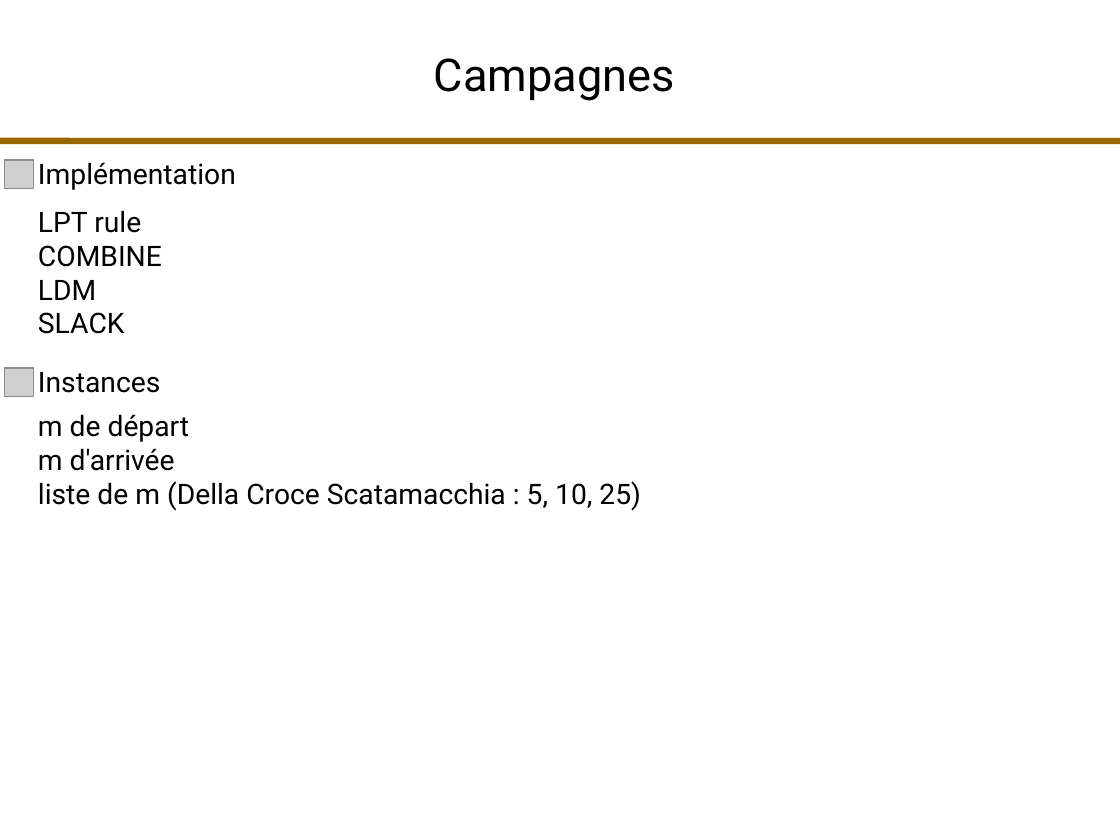
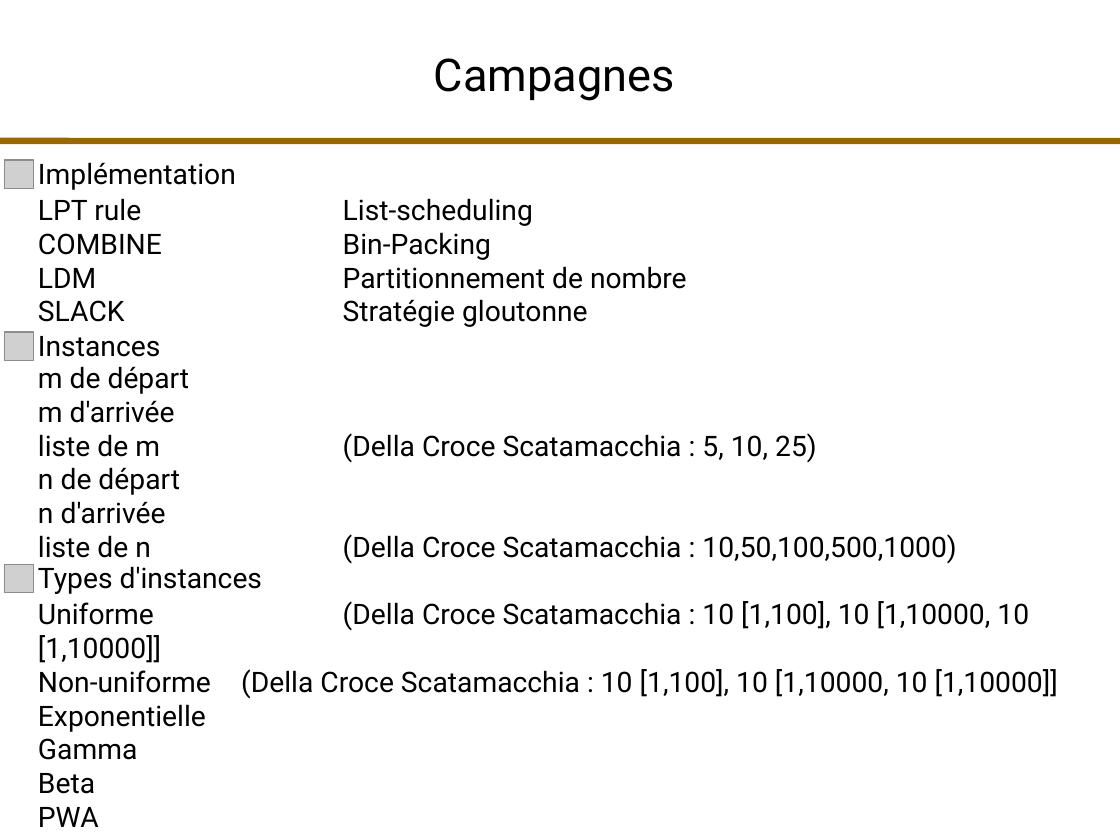
Before and after one commit to fColas68/eprLPT, a slide deck: slide 59 of presentation/presentation.odp. Drawn at 1120x840 pixels with LibreOffice and Linux fonts; fonts in the diff are those of the drawing; grey boxes stand for pictures. Boxes give left, top, right and bottom in pixels: in the first picture for what was removed or moved away, otherwise in the second. Text is boxed around its words. In the diff, an @@ line names an element or a change of style, - is before the commit and + after.

Commit message:
fco-20210629- presentation.finished.

```diff
--- a/presentation/presentation.odp
+++ b/presentation/presentation.odp
@@ text at box(38, 198, 687, 327): text changed @@
-LPT rule
-COMBINE
-LDM
-SLACK
+LPT rule List-scheduling
+COMBINE Bin-Packing
+LDM Partitionnement de nombre
+SLACK Stratégie gloutonne
@@ text "Instances": place and size @@
-text "Instances" at box(38, 372, 160, 393)
+text "Instances" at box(38, 336, 160, 357)
@@ picture: place and size @@
-picture at box(4, 368, 33, 396)
+picture at box(4, 332, 33, 361)
@@ text "m de départ": place and size @@
-text "m de départ" at box(38, 414, 641, 510)
+text "m de départ" at box(38, 366, 956, 563)
@@ text at box(38, 467, 956, 563): paragraphs added @@
+n de départ
+n d'arrivée
+liste de n (Della Croce Scatamacchia : 10,50,100,500,1000)
@@ picture added at box(4, 564, 33, 593) @@
@@ text added at box(38, 566, 262, 594), 20 pt, text #000000 @@
+Types d'instances
@@ text added at box(38, 601, 1058, 827), 20 pt, text #000000 @@
+Uniforme (Della Croce Scatamacchia : 10 [1,100], 10 [1,10000, 10 [1,10000]]
+Non-uniforme (Della Croce Scatamacchia : 10 [1,100], 10 [1,10000, 10 [1,10000]]
+Exponentielle
+Gamma
+Beta
+PWA
```
Also in this commit, not shown: 2 other slides changed, 25 slides added, 1 slide removed.
